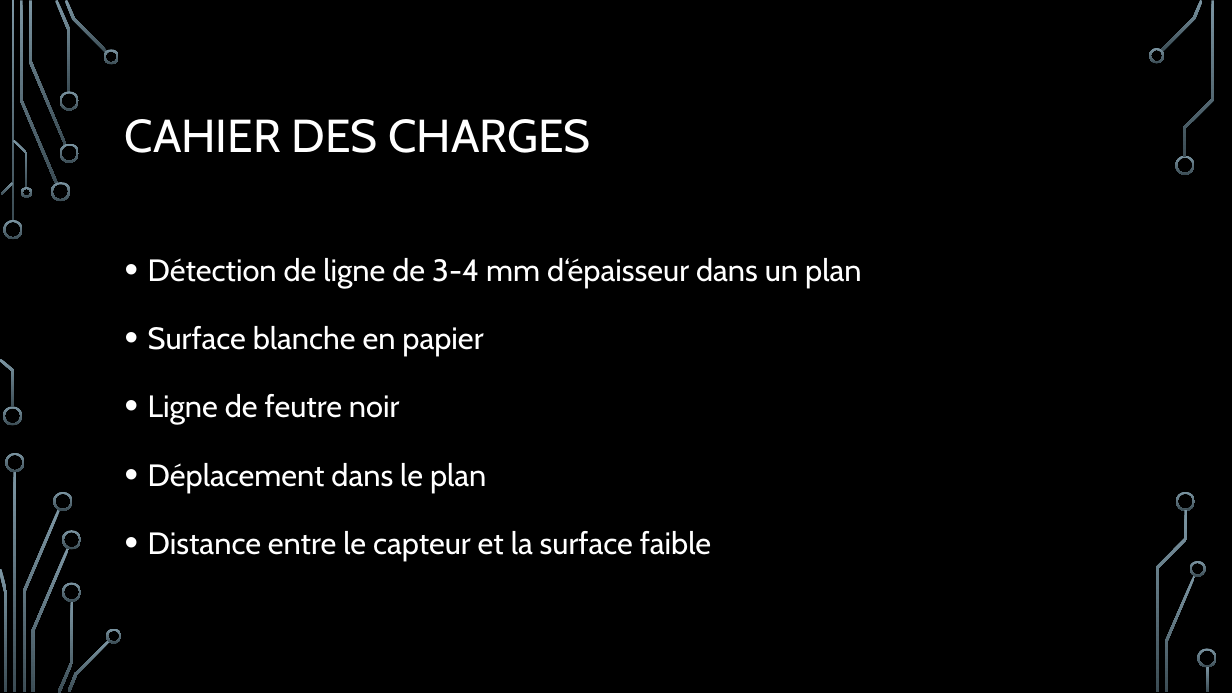
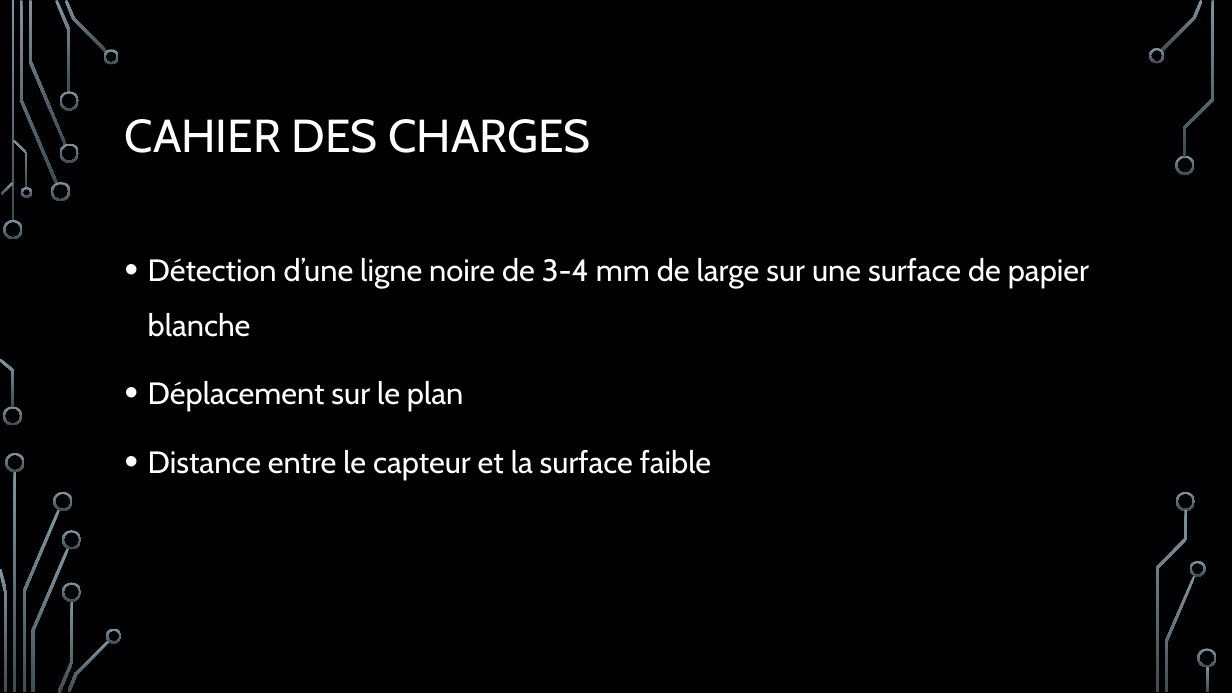
Before and after one commit to robotronik/conferences, a slide deck: slide 4 of Conc_elec/pres/Conception_Elec.pptx (slide 3 before the commit). Drawn at 1232x693 pixels with LibreOffice and Linux fonts; fonts in the diff are those of the drawing; background and template pictures are left out. Boxes give left, top, right and bottom in pixels: in the first picture for what was removed or moved away, otherwise in the second. Text is boxed around its words. In the diff, an @@ line names an element or a change of style, - is before the commit and + after.

```diff
--- a/Conc_elec/pres/Conception_Elec.pptx
+++ b/Conc_elec/pres/Conception_Elec.pptx
@@ text at (148, 258, 1089, 411): text changed @@
-• Détection de ligne de 3-4 mm d‘épaisseur dans un plan
-• Surface blanche en papier
-• Ligne de feutre noir
-• Déplacement dans le plan
+• Détection d’une ligne noire de 3-4 mm de large sur une surface de papier blanche
+• Déplacement sur le plan
```
Also in this commit, not shown: 19 other slides changed, 9 slides added.
